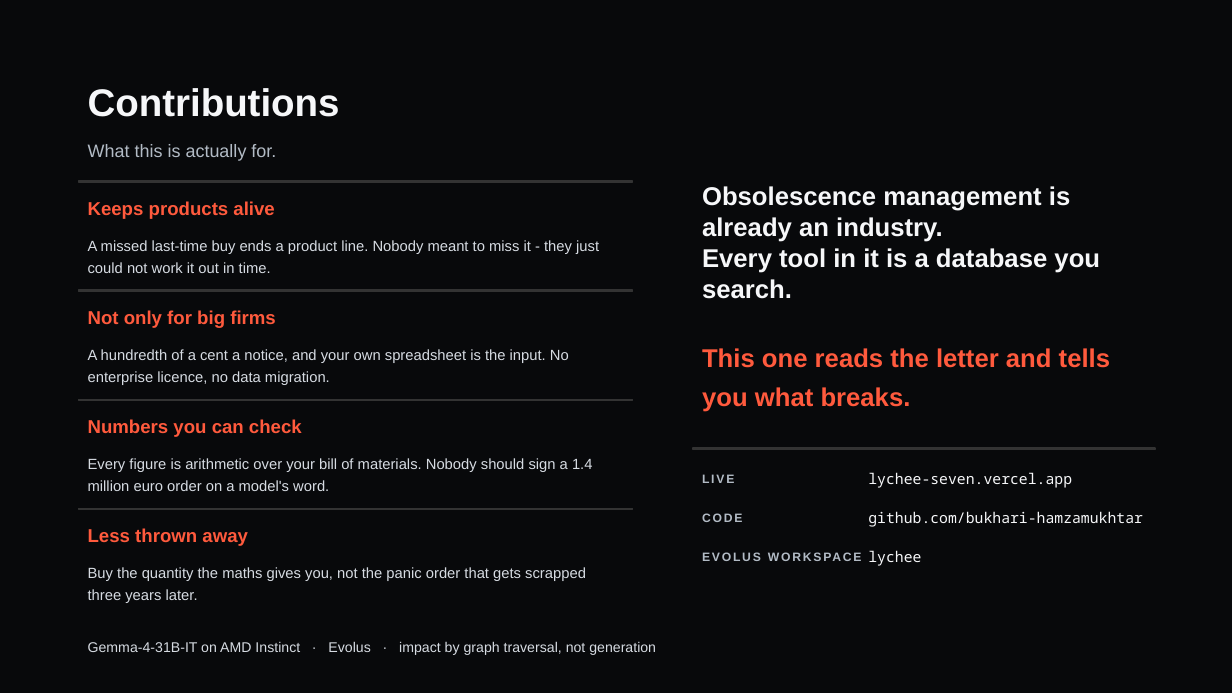
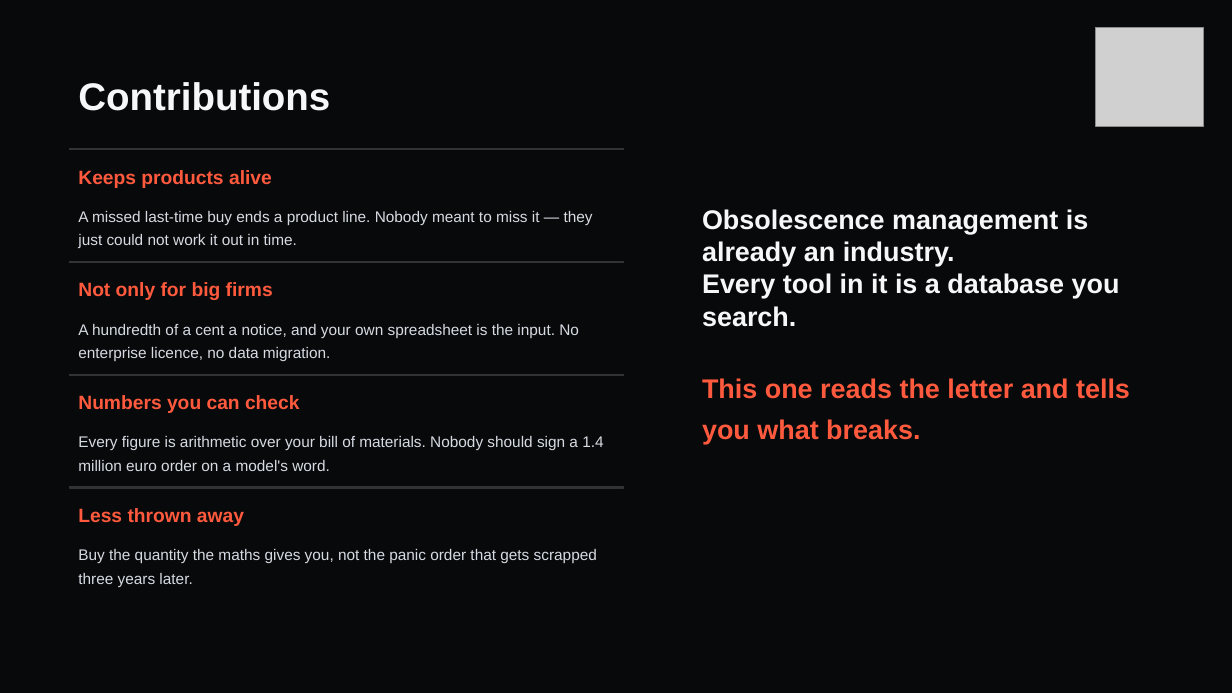
Before and after one commit to bukhari-hamzamukhtar/lychee, a slide deck: slide 12 of submission/LastBuy.pptx (slide 9 before the commit). Drawn at 1232x693 pixels with LibreOffice and Linux fonts; fonts in the diff are those of the drawing; grey boxes stand for pictures. Boxes give left, top, right and bottom in pixels: in the first picture for what was removed or moved away, otherwise in the second. Text is boxed around its words. In the diff, an @@ line names an element or a change of style, - is before the commit and + after.

```diff
--- a/submission/LastBuy.pptx
+++ b/submission/LastBuy.pptx
@@ picture added at [1096, 28, 1204, 127] @@
@@ text "Contributions": place and size @@
-text "Contributions" at [88, 88, 340, 117]
+text "Contributions" at [78, 82, 330, 111]
@@ 2 texts, 2 rectangles: place and size @@
-2 texts, 2 rectangles at [79, 181, 633, 328]
+2 texts, 2 rectangles at [69, 149, 624, 300]
@@ text removed at [88, 144, 276, 161] @@
-What this is actually for.
@@ size 14.5 to 15 pt in 4 elements at [78, 508, 244, 526], [78, 395, 300, 413], [78, 282, 273, 300], [78, 170, 272, 188] @@
@@ text "Obsolescence management is already an ...": place and size @@
-text "Obsolescence management is already an ..." at [702, 186, 1110, 412]
+text "Obsolescence management is already an ..." at [702, 209, 1130, 444]
@@ text "Obsolescence management is already an ..." at [702, 209, 1130, 444]: size 20 to 21 pt @@
@@ text at [78, 211, 593, 248]: text changed; size 11.5 to 12 pt @@
-A missed last-time buy ends a product line. Nobody meant to miss it - they just could not work it out in time.
+A missed last-time buy ends a product line. Nobody meant to miss it — they just could not work it out in time.
@@ size 11.5 to 12 pt in 3 elements at [78, 549, 597, 587], [78, 436, 603, 471], [78, 324, 579, 361] @@
@@ text "A hundredth of a cent ...": place and size @@
-text "A hundredth of a cent ..." at [88, 349, 569, 385]
+text "A hundredth of a cent ..." at [78, 324, 579, 361]
@@ text "Numbers you can check": place and size @@
-text "Numbers you can check" at [88, 419, 302, 437]
+text "Numbers you can check" at [78, 395, 300, 413]
@@ rectangle: place and size @@
-rectangle at [79, 399, 633, 400]
+rectangle at [69, 374, 624, 375]
@@ text "Every figure is arithmetic over ...": place and size @@
-text "Every figure is arithmetic over ..." at [88, 458, 593, 491]
+text "Every figure is arithmetic over ..." at [78, 436, 603, 471]
@@ rectangle removed at [693, 448, 1155, 449] @@
@@ text removed at [702, 474, 734, 483] @@
-LIVE
@@ text removed at [868, 472, 1072, 488] @@
-lychee-seven.vercel.app
@@ text "Less thrown away": place and size @@
-text "Less thrown away" at [88, 528, 248, 546]
+text "Less thrown away" at [78, 508, 244, 526]
@@ rectangle: place and size @@
-rectangle at [79, 508, 633, 509]
+rectangle at [69, 487, 624, 488]
@@ text "Buy the quantity the maths ...": place and size @@
-text "Buy the quantity the maths ..." at [88, 567, 586, 603]
+text "Buy the quantity the maths ..." at [78, 549, 597, 587]
@@ text removed at [702, 513, 742, 522] @@
-CODE
@@ text removed at [868, 511, 1143, 527] @@
-github.com/bukhari-hamzamukhtar
@@ text removed at [693, 544, 915, 568] @@
-EVOLUS WORKSPACE
@@ text removed at [868, 550, 921, 566] @@
-lychee
@@ text removed at [88, 641, 656, 655] @@
-Gemma-4-31B-IT on AMD Instinct · Evolus · impact by graph traversal, not generation
```
Also in this commit, not shown: 11 slides added, 8 slides removed, 6 other files.
